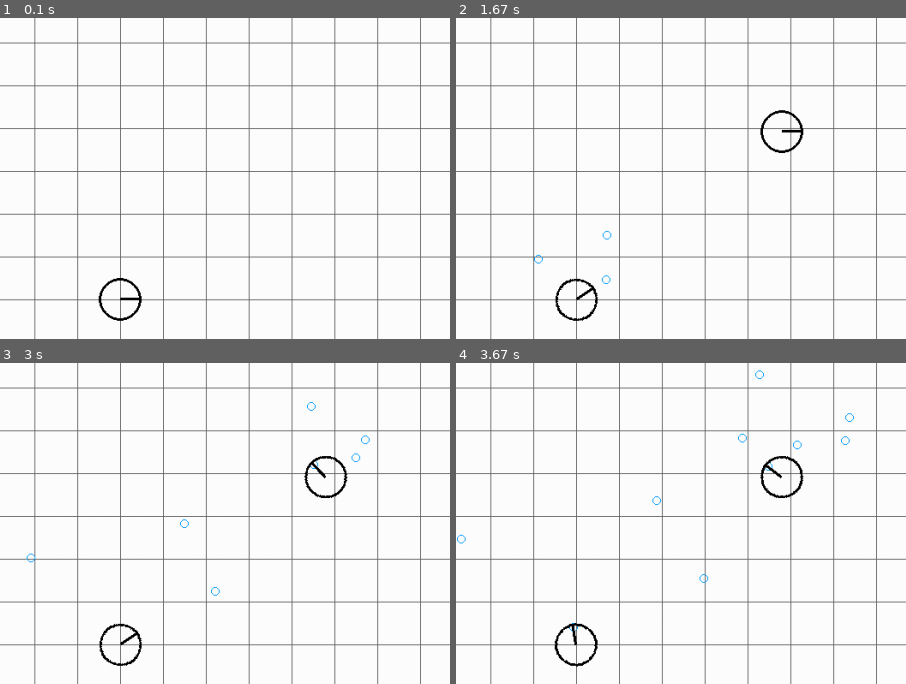
Above: before the commit, frames 1-4 (two rows, left to right).
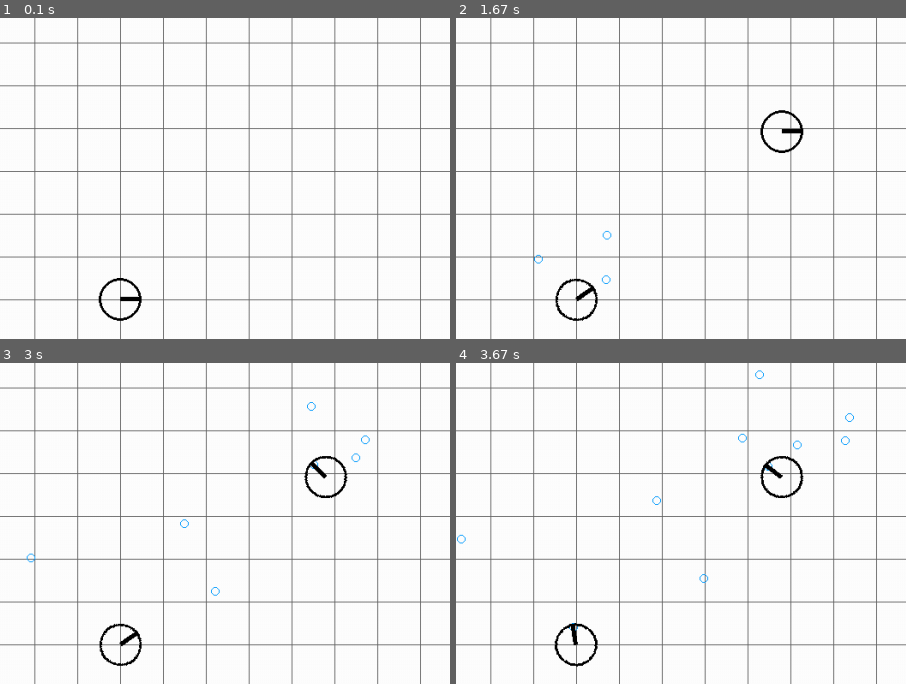
Above: after the commit, the same moments.

Repository: MichaelLesirge/intermediate-programming-class
Game: pygame game, started from pygame/targetting.py
Same seed, same stepped clock (60 frames per second), same inputs: the game is played once before the commit and once after it.
Inputs (mouse positions are % of the whole screen's width and height, from its top left):
- Up to frame 1 (0.1 s): no input
- Up to frame 2 (1.67 s): click (50, 50) at 0.38 s; click (19, 74) at 0.72 s; click (87, 85) at 1.05 s; right-click (51, 61) at 1.38 s
- Up to frame 3 (3 s): click (47, 33) at 1.72 s; click (70, 42) at 2.05 s; click (81, 48) at 2.38 s; click (19, 37) at 2.72 s
- Up to frame 4 (3.67 s): click (73, 25) at 3.05 s; click (21, 44) at 3.38 s
The pictures show only the part of the screen within x 15-65%, y 43-93%; the shares and areas given below are measured in that part.

The runs differ from the first frame. In frame 1, less than 0.1% of the frame differs, in the area x 26-31%, y 86-89%; in frame 2, less than 0.1%; in frame 3, less than 0.1%, in the area x 26-73%, y 31-89%; in frame 4, less than 0.1%.

Commit message:
clean up Shooter init

Diff:
--- a/pygame/targetting.py
+++ b/pygame/targetting.py
@@ -108,7 +108,7 @@
 class Shooter(pygame.sprite.Sprite):
     COLOR = (0, 0, 0)
     RADIUS = 0.5 * UNIT
-    BARREL_SIZE = (RADIUS, 3)
+    BARREL_WIDTH = (RADIUS, 5)
 
     COOL_DOWN = 0.25
 
@@ -119,14 +119,17 @@
 
         self.next_fire_time = time.time() + self.COOL_DOWN
 
-        self.image = pygame.Surface((self.RADIUS * 2 , self.RADIUS * 2), pygame.SRCALPHA, 32).convert_alpha()
+        radius = self.RADIUS
+        circumference = self.RADIUS * 2
+
+        self.image = pygame.Surface((circumference , circumference), pygame.SRCALPHA, 32).convert_alpha()
 
 
         self.angle = 0
 
-        # pygame.draw.circle(self.image, Settings.BACKGROUND, (self.RADIUS, self.RADIUS), self.RADIUS)
-        pygame.draw.circle(self.image, color, (self.RADIUS, self.RADIUS), self.RADIUS, 3)
-        pygame.draw.rect(self.image, color, pygame.Rect((self.RADIUS, self.RADIUS - self.BARREL_SIZE[1] / 2), self.BARREL_SIZE))
+        # pygame.draw.circle(self.image, Settings.BACKGROUND, (radius, radius), radius)
+        pygame.draw.circle(self.image, color, (radius, radius), radius, 3)
+        pygame.draw.rect(self.image, color, pygame.Rect((radius, radius - self.BARREL_WIDTH[1] / 2), self.BARREL_WIDTH))
         self.rect = self.image.get_rect(center=(self.x, self.y))
 
         self.image = pygame.transform.rotate(self.image, self.angle)
